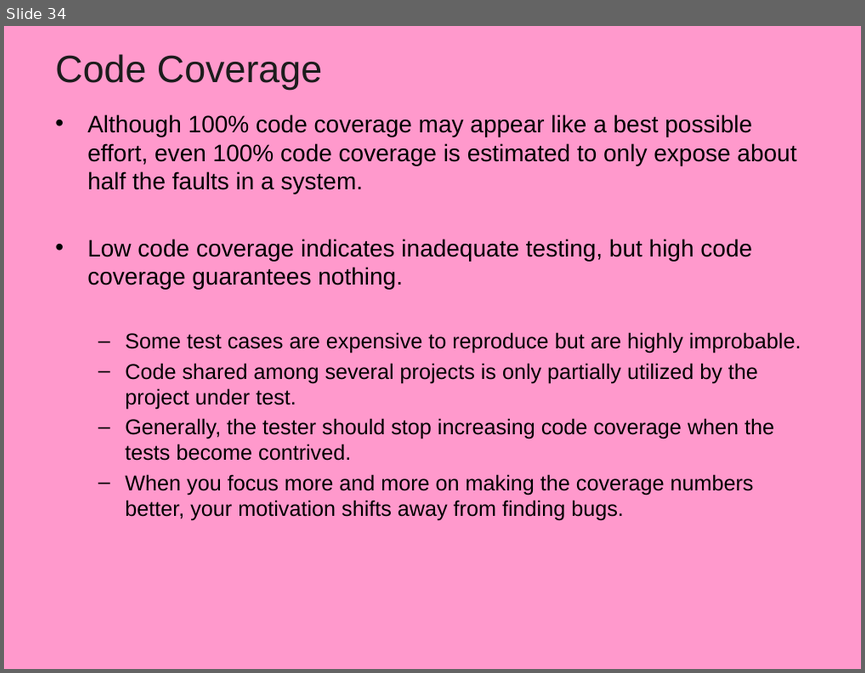
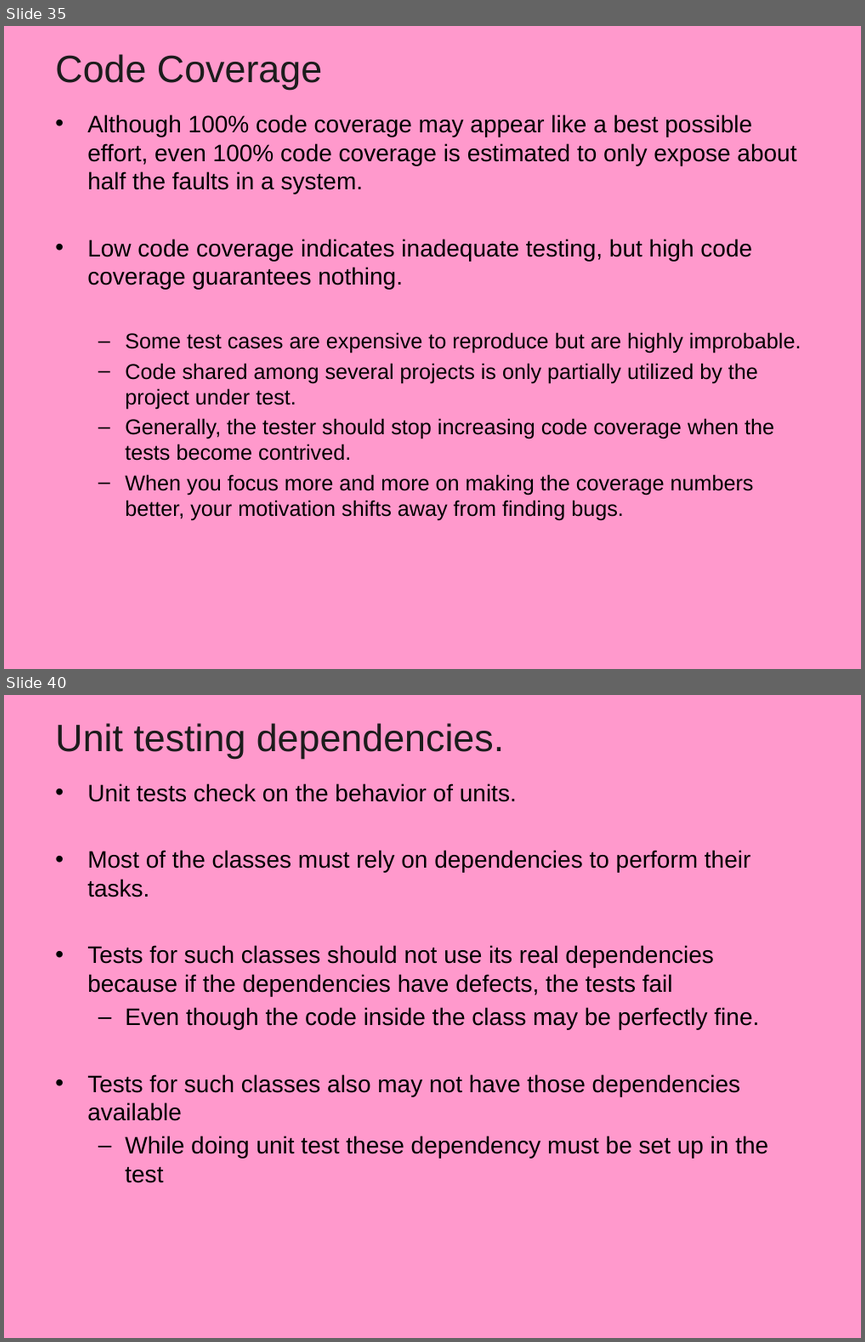
Before and after one commit to vatsanTraining/training_jan_2026, a slide deck: 14_Junit5.pptx. Shown one above the other, each under a label of ours: slide 34 before the commit, slides 35 and 40 after it; the slides between them are not shown. The pictures are 865x673 and 865x1342 pixels, drawn with LibreOffice and Linux fonts; fonts in the diff are those of the drawing; background and template pictures are left out. Boxes give left, top, right and bottom in pixels: in the first picture for what was removed or moved away, otherwise in the second. Text is boxed around its words. In the diff, an @@ line names an element or a change of style, - is before the commit and + after.

```diff
--- a/14_Junit5.pptx
+++ b/14_Junit5.pptx
@@ slide 40 added at [4,695,861,1338], background picture (left out) @@
@@ title added at [55,723,504,759], 32 pt, text #1C1C1C @@
+Unit testing dependencies.
@@ text added at [87,783,768,1183], 20 pt, text #000000 @@
+• Unit tests check on the behavior of units.
+• Most of the classes must rely on dependencies to perform their tasks.
+• Tests for such classes should not use its real dependencies because if the dependencies have defects, the tests fail
+  – Even though the code inside the class may be perfectly fine.
+• Tests for such classes also may not have those dependencies available
+  – While doing unit test these dependency must be set up in the test
@@ what was slide 34 is now slide 35 @@
```
Also in this commit, not shown: 2 slides changed, 24 other slides added, 6 slides removed.
